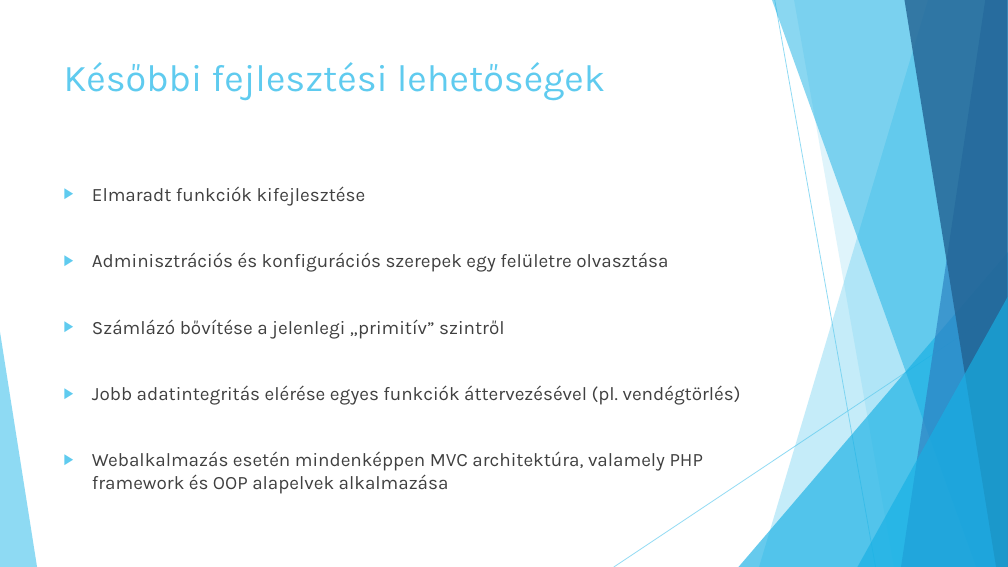
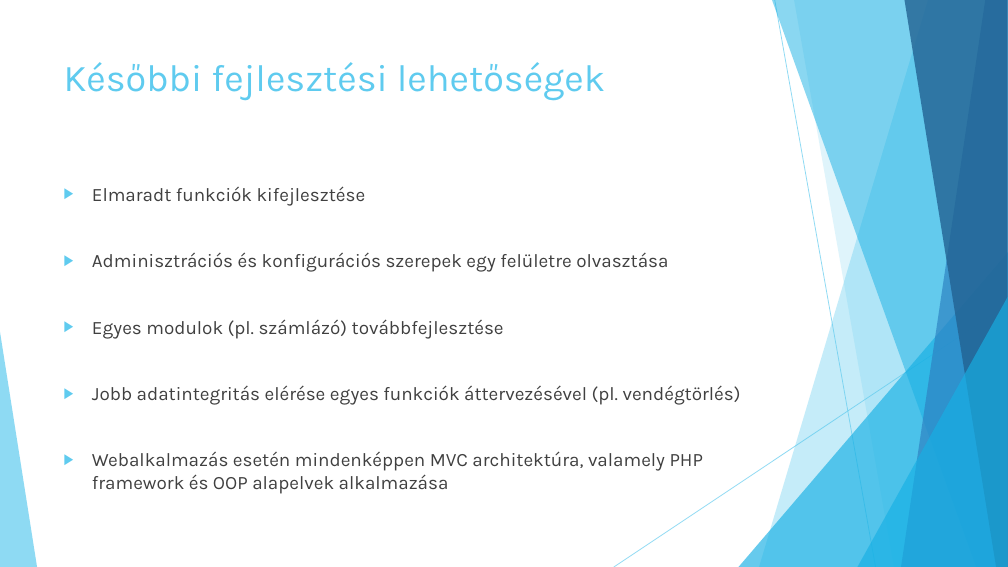
Before and after one commit to jbence1994/Virtual-Receptionist-projection, a slide deck: slide 6 of documentation/VR.pptx. Drawn at 1008x567 pixels with LibreOffice and Linux fonts; fonts in the diff are those of the drawing. Boxes give left, top, right and bottom in pixels: in the first picture for what was removed or moved away, otherwise in the second. Text is boxed around its words. In the diff, an @@ line names an element or a change of style, - is before the commit and + after.

```diff
--- a/documentation/VR.pptx
+++ b/documentation/VR.pptx
@@ text at (92,319,504,339): text changed @@
-▶ Számlázó bővítése a jelenlegi „primitív” szintről
+▶ Egyes modulok (pl. számlázó) továbbfejlesztése
```
